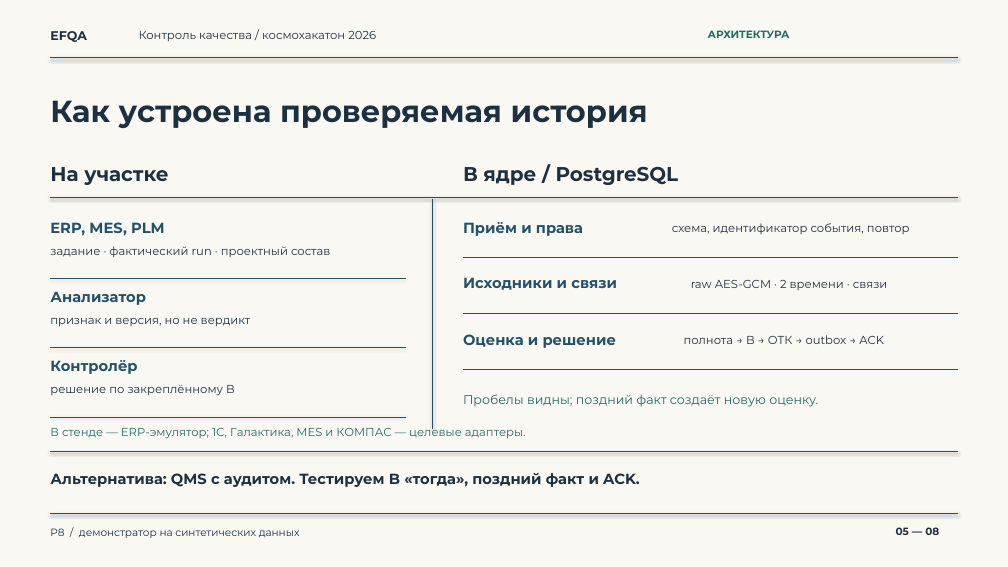
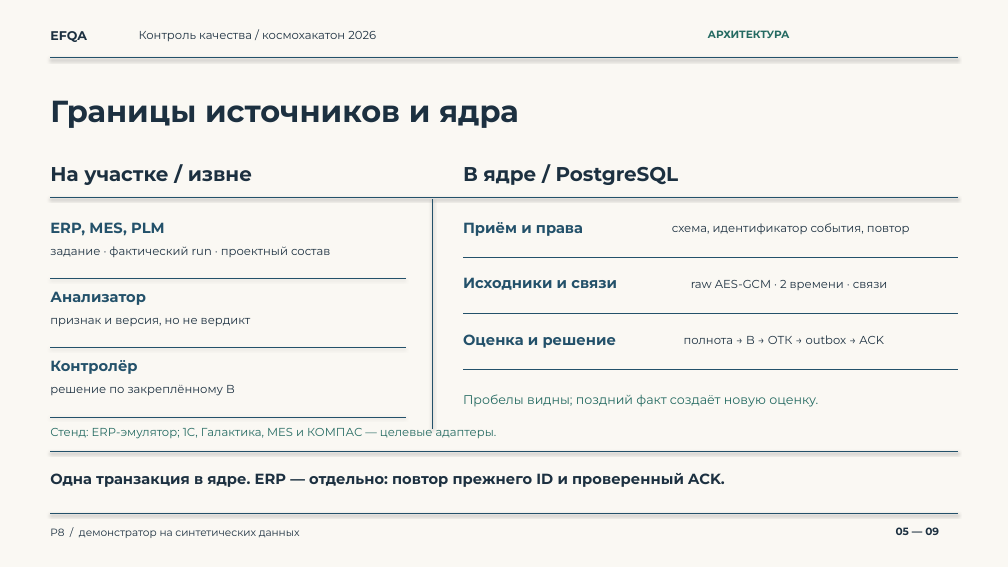
Before and after one commit to pichotiner/final-hack, a slide deck: slide 5 of docs/defense/5min/presentation-5min.pptx. Drawn at 1008x567 pixels with LibreOffice and Linux fonts; fonts in the diff are those of the drawing. Boxes give left, top, right and bottom in pixels: in the first picture for what was removed or moved away, otherwise in the second. Text is boxed around its words. In the diff, an @@ line names an element or a change of style, - is before the commit and + after.

```diff
--- a/docs/defense/5min/presentation-5min.pptx
+++ b/docs/defense/5min/presentation-5min.pptx
@@ text at <box>50,100,519,128</box>: text changed @@
-Как устроена проверяемая история
+Границы источников и ядра
@@ text at <box>50,167,252,185</box>: text changed @@
-На участке
+На участке / извне
@@ text at <box>50,425,497,439</box>: text changed @@
-В стенде — ERP-эмулятор; 1С, Галактика, MES и КОМПАС — целевые адаптеры.
+Стенд: ERP-эмулятор; 1С, Галактика, MES и КОМПАС — целевые адаптеры.
@@ text at <box>50,473,725,487</box>: text changed @@
-Альтернатива: QMS с аудитом. Тестируем B «тогда», поздний факт и ACK.
+Одна транзакция в ядре. ERP — отдельно: повтор прежнего ID и проверенный ACK.
```
Also in this commit, not shown: 7 other slides changed, 1 slide added, 7 other files.
